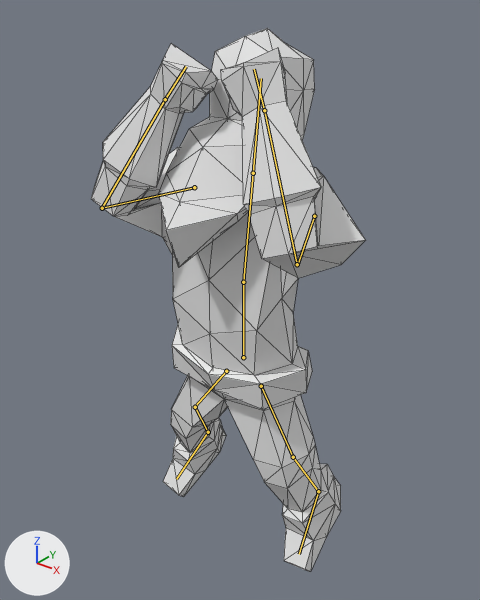
The Blender file Animations/WarriorJump.blend: old version first, new version second.
Camera for both pictures: a 50 mm lens placed at (6.49, -8.0, 9.57), pointed at (0.06, 0.05, 4.58). Lighting does not change. The marker at lower left points along +X, +Y and +Z. Both versions are drawn at frame 5 of the action 'Armature.002Action'; the numbers are the values there. The bones that bend it are drawn over the model as lines. Mesh edges are drawn as thin lines.
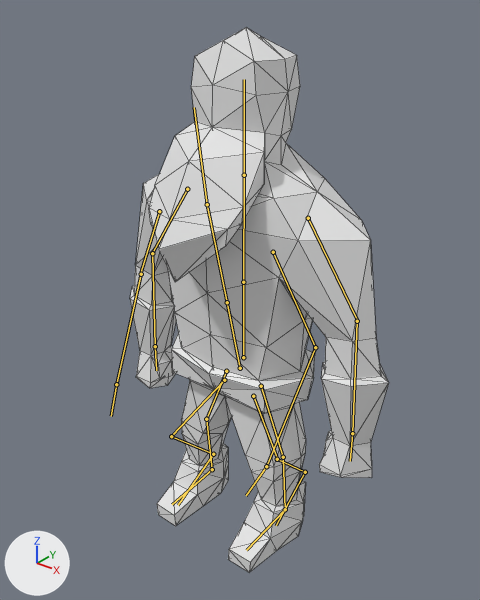
The change, as a list of edits to the scene's bpy script:
```text
Change bone_chest:
    where bone_chest = bpy.data.objects['Armature'].pose.bones['Chest']  # child of 'Root'
    bone_chest.rotation_quaternion: (0.998, -0.064, 0.0, 0.0) -> (1.0, 0.0, 0.0, 0.0)  # degrees (-7, 0, 0) -> degrees (0, 0, 0)
Change bone_shoulder_r:
    where bone_shoulder_r = bpy.data.objects['Armature'].pose.bones['Shoulder.R']  # child of 'Chest'
    bone_shoulder_r.rotation_quaternion: (0.773, 0.429, 0.233, -0.405) -> (1.0, 0.0, 0.0, 0.0)  # degrees (42, 45, -37) -> degrees (0, 0, 0)
Change bone_arm_r:
    where bone_arm_r = bpy.data.objects['Armature'].pose.bones['Arm.R']  # child of 'Shoulder.R'
    bone_arm_r.rotation_quaternion: (0.583, -0.781, -0.189, -0.12) -> (1.0, 0.0, 0.0, 0.0)  # degrees (-109, -24, 10) -> degrees (0, 0, 0)
Change bone_shoulder_l:
    where bone_shoulder_l = bpy.data.objects['Armature'].pose.bones['Shoulder.L']  # child of 'Chest'
    bone_shoulder_l.rotation_quaternion: (0.78, -0.167, -0.29, 0.528) -> (1.0, 0.0, 0.0, 0.0)  # degrees (-36, -16, 73) -> degrees (0, 0, 0)
Change bone_arm_l:
    where bone_arm_l = bpy.data.objects['Armature'].pose.bones['Arm.L']  # child of 'Shoulder.L'
    bone_arm_l.rotation_quaternion: (0.585, -0.791, 0.174, -0.031) -> (1.0, 0.0, 0.0, 0.0)  # degrees (-108, 9, -18) -> degrees (0, 0, 0)
Change bone_leg_r:
    where bone_leg_r = bpy.data.objects['Armature'].pose.bones['Leg.R']  # child of 'Root'
    bone_leg_r.rotation_quaternion: (0.993, -0.034, 0.0, -0.113) -> (1.0, 0.0, 0.0, 0.0)  # degrees (-4, 0, -13) -> degrees (0, 0, 0)
Change bone_calf_r:
    where bone_calf_r = bpy.data.objects['Armature'].pose.bones['Calf.R']  # child of 'Leg.R'
    bone_calf_r.rotation_quaternion: (0.978, 0.207, 0.0, 0.0) -> (1.0, 0.0, 0.0, 0.0)  # degrees (24, 0, 0) -> degrees (0, 0, 0)
Change bone_foot_r:
    where bone_foot_r = bpy.data.objects['Armature'].pose.bones['Foot.R']  # child of 'Calf.R'
    bone_foot_r.rotation_quaternion: (0.986, -0.165, 0.0, 0.0) -> (1.0, 0.0, 0.0, 0.0)  # degrees (-19, 0, 0) -> degrees (0, 0, 0)
Change bone_leg_l:
    where bone_leg_l = bpy.data.objects['Armature'].pose.bones['Leg.L']  # child of 'Root'
    bone_leg_l.rotation_quaternion: (0.997, -0.081, 0.0, 0.014) -> (1.0, 0.0, 0.0, 0.0)  # degrees (-9, 0, 2) -> degrees (0, 0, 0)
Change bone_calf_l:
    where bone_calf_l = bpy.data.objects['Armature'].pose.bones['Calf.L']  # child of 'Leg.L'
    bone_calf_l.rotation_quaternion: (0.978, 0.207, 0.0, 0.0) -> (1.0, 0.0, 0.0, 0.0)  # degrees (24, 0, 0) -> degrees (0, 0, 0)
Change bone_foot_l:
    where bone_foot_l = bpy.data.objects['Armature'].pose.bones['Foot.L']  # child of 'Calf.L'
    bone_foot_l.rotation_quaternion: (0.986, -0.165, 0.0, 0.0) -> (1.0, 0.0, 0.0, 0.0)  # degrees (-19, 0, 0) -> degrees (0, 0, 0)
```

Location of each change, [x1, y1, x2, y2] in pixels of the pictures (480 x 600 px):
'Cube.008', posed
    before: [91, 28, 365, 572]
    after: [130, 28, 389, 572]
bone 'Chest', root to tip
    before: (243, 282) to (253, 173)
    after: (243, 282) to (244, 175)
bone 'Shoulder.R', root to tip
    before: (194, 187) to (102, 208)
    after: (187, 189) to (152, 253)
bone 'Arm.R', root to tip
    before: (102, 208) to (165, 99)
    after: (152, 253) to (155, 346)
bone 'Shoulder.L', root to tip
    before: (314, 216) to (298, 264)
    after: (308, 218) to (357, 320)
bone 'Arm.L', root to tip
    before: (297, 264) to (264, 110)
    after: (357, 321) to (352, 433)
bone 'Leg.R', root to tip
    before: (226, 371) to (195, 406)
    after: (226, 371) to (206, 419)
bone 'Calf.R', root to tip
    before: (195, 407) to (208, 432)
    after: (206, 419) to (212, 469)
bone 'Foot.R', root to tip
    before: (208, 432) to (176, 479)
    after: (212, 469) to (172, 504)
bone 'Leg.L', root to tip
    before: (261, 386) to (293, 457)
    after: (261, 386) to (283, 457)
bone 'Calf.L', root to tip
    before: (293, 457) to (318, 491)
    after: (283, 457) to (285, 509)
bone 'Foot.L', root to tip
    before: (318, 491) to (299, 554)
    after: (285, 509) to (246, 550)
